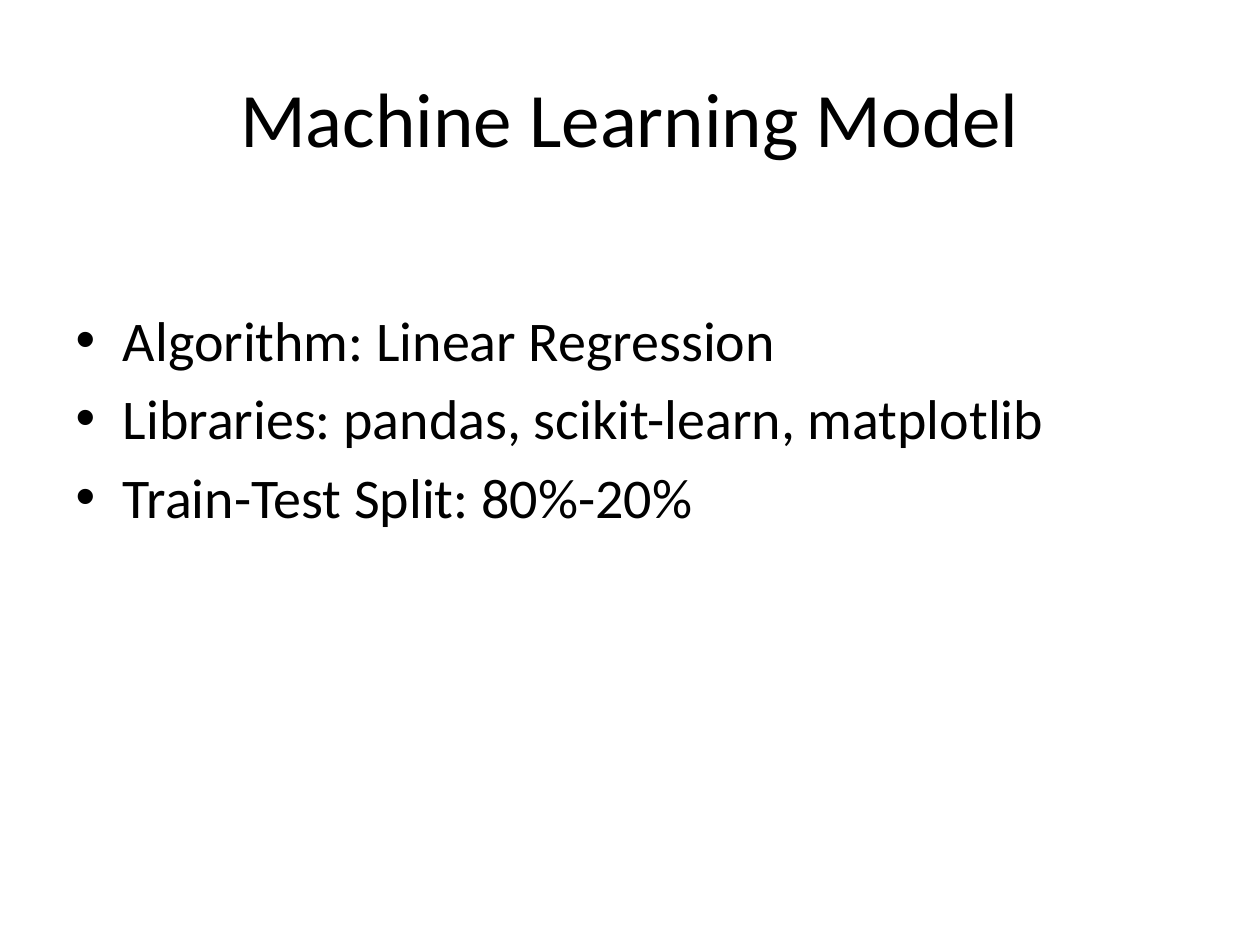
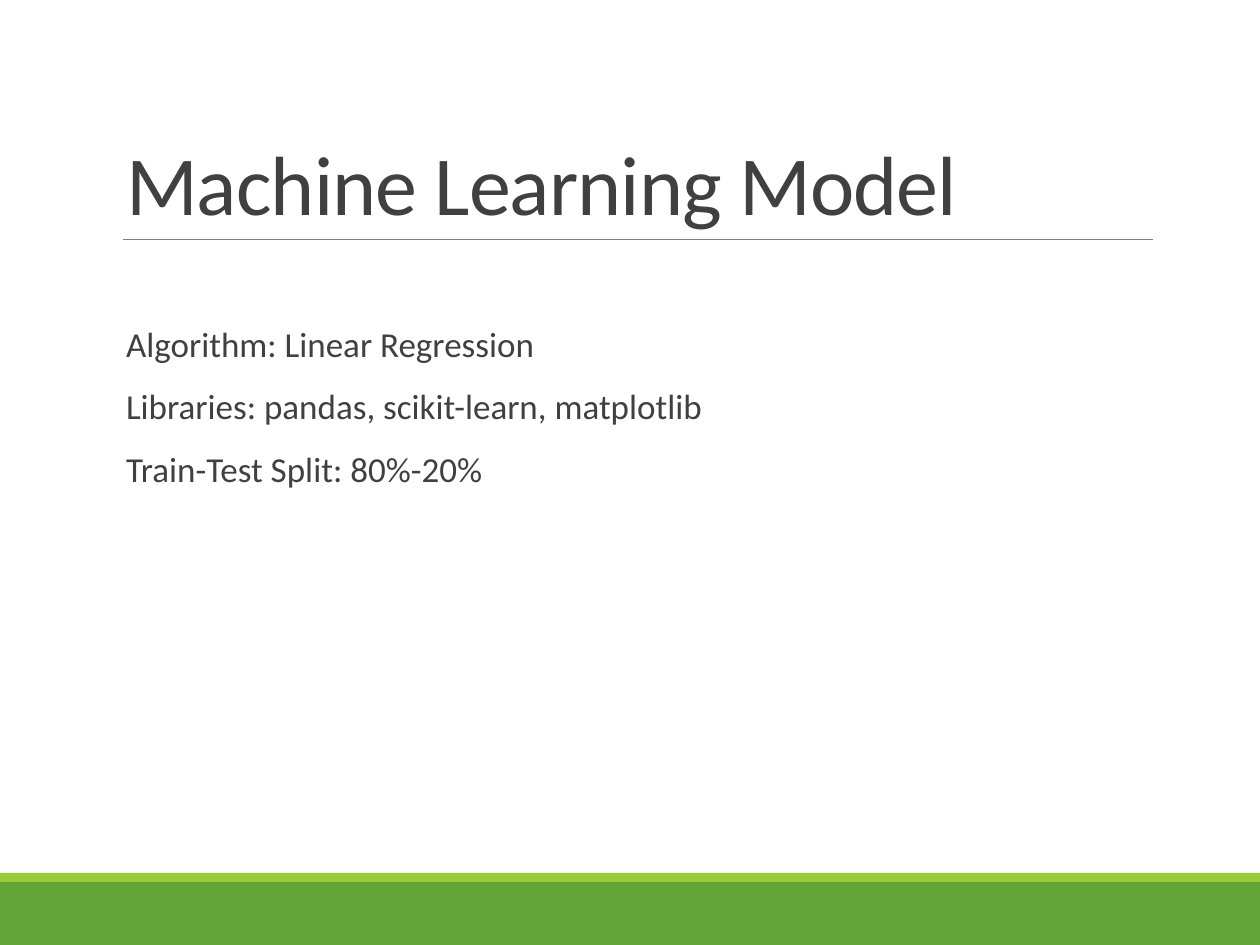
Before and after one commit to sadbuddhib-netizen/ml, a slide deck: slide 5 of CausesOfDeath_Analysis_Sadbuddhi.pptx. Drawn at 1260x945 pixels with LibreOffice and Linux fonts; fonts in the diff are those of the drawing. Boxes give left, top, right and bottom in pixels: in the first picture for what was removed or moved away, otherwise in the second. Text is boxed around its words. In the diff, an @@ line names an element or a change of style, - is before the commit and + after.

```diff
--- a/CausesOfDeath_Analysis_Sadbuddhi.pptx
+++ b/CausesOfDeath_Analysis_Sadbuddhi.pptx
@@ title "Machine Learning Model": place and size @@
-title "Machine Learning Model" at [240,93,1019,161]
+title "Machine Learning Model" at [126,156,957,230]
@@ title "Machine Learning Model" at [126,156,957,230]: size 44 to 48 pt, text colour #000000 to #404040, letter spacing 0 to -0.5 pt; alignment centre to left; line spacing 1 to 0.85; vertical alignment middle to bottom @@
@@ line added from (123, 239) to (1153, 239), #808080 0.5 pt @@
@@ text "Algorithm: Linear Regression": place and size @@
-text "Algorithm: Linear Regression" at [123,322,1043,527]
+text "Algorithm: Linear Regression" at [126,332,702,488]
@@ text "Algorithm: Linear Regression" at [126,332,702,488]: size 32 to 20 pt, text colour #000000 to #404040; bullet • to  ; line spacing 1 to 0.9; more space between paragraphs @@
@@ rectangle added at [0,882,1260,945], fill #63A537 @@
@@ rectangle added at [0,873,1260,882], fill #99CB38 @@
```
Also in this commit, not shown: 7 other slides changed.
